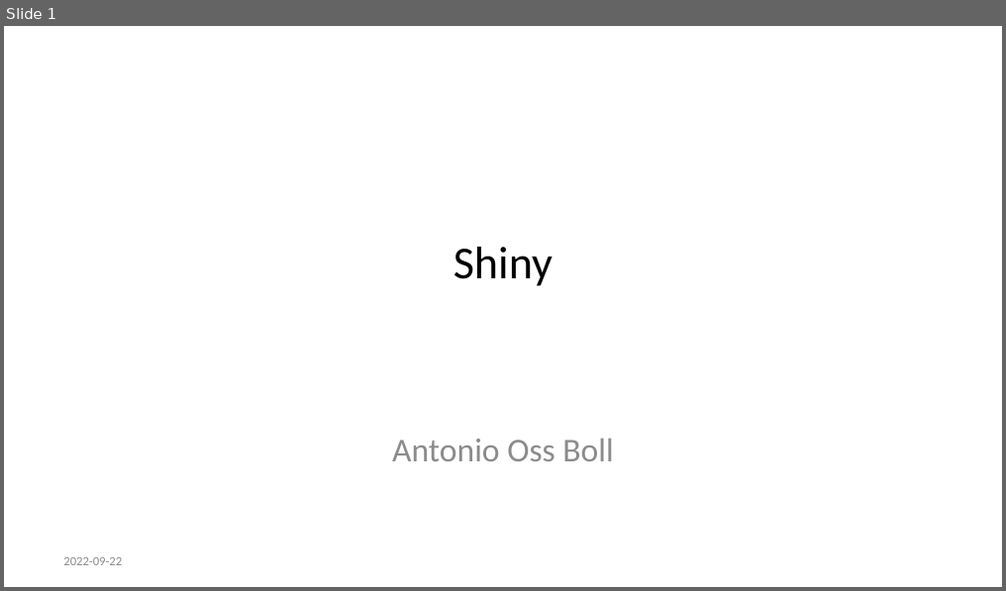
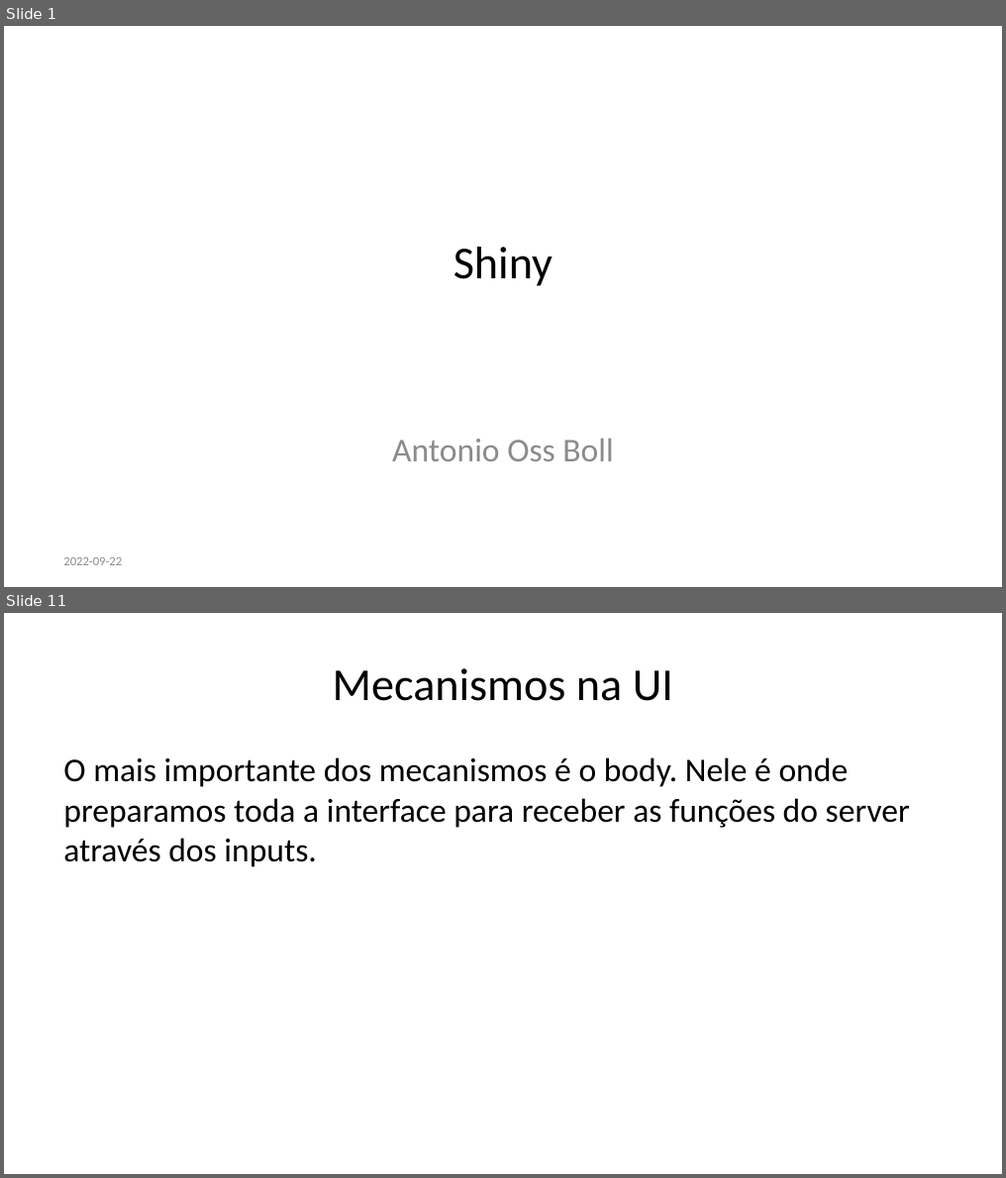
Before and after one commit to AntonioBoll/ApresentacaoShiny, a slide deck: apresentacao.pptx. Shown one above the other, each under a label of ours: slide 1 before the commit, slides 1 and 11 after it; the slides between them are not shown. The pictures are 1006x591 and 1006x1178 pixels, drawn with LibreOffice and Linux fonts; fonts in the diff are those of the drawing. Boxes give left, top, right and bottom in pixels: in the first picture for what was removed or moved away, otherwise in the second. Text is boxed around its words. In the diff, an @@ line names an element or a change of style, - is before the commit and + after.

```diff
--- a/apresentacao.pptx
+++ b/apresentacao.pptx
@@ slide 11 added at box(4, 613, 1002, 1174), background #FFFFFF @@
@@ title added at box(333, 668, 673, 701), 33 pt, text #000000 @@
+Mecanismos na UI
@@ text added at box(63, 758, 910, 867), 24 pt, text #000000 @@
+O mais importante dos mecanismos é o body. Nele é onde preparamos toda a interface para receber as funções do server através dos inputs.
```
Also in this commit, not shown: 1 slide changed, 18 other slides added, 3 slides removed, 1 other file.
